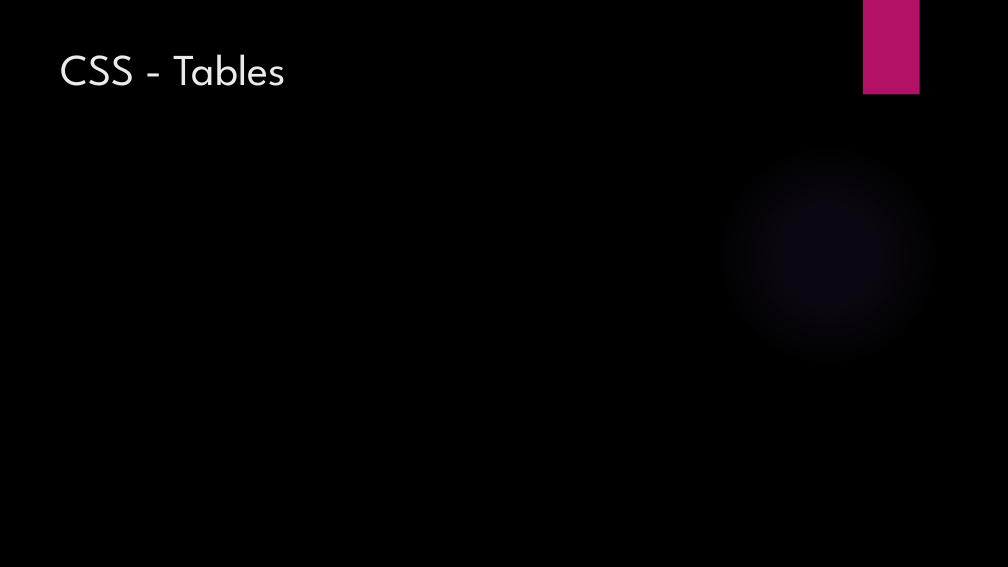
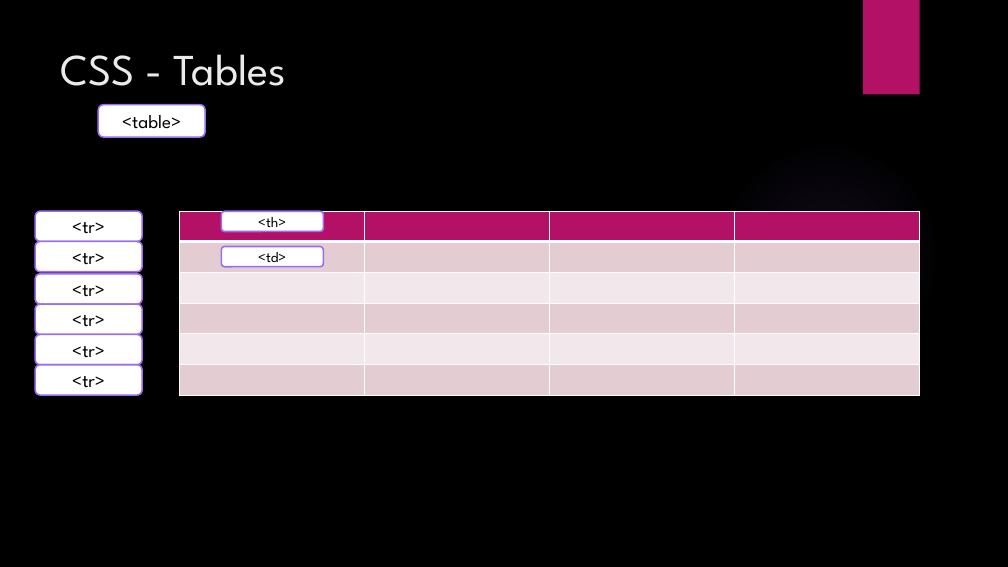
Before and after one commit to talyaron/HTML-CSS-JS, a slide deck: slide 6 of HTML/02 - CSS3/HTML CSS3.pptx. Drawn at 1008x567 pixels with LibreOffice and Linux fonts; fonts in the diff are those of the drawing; background and template pictures are left out. Boxes give left, top, right and bottom in pixels: in the first picture for what was removed or moved away, otherwise in the second. Text is boxed around its words. In the diff, an @@ line names an element or a change of style, - is before the commit and + after.

Commit message:
tables

```diff
--- a/HTML/02 - CSS3/HTML CSS3.pptx
+++ b/HTML/02 - CSS3/HTML CSS3.pptx
@@ rounded rectangle added at [98,104,206,137], fill #FFFFFF, outline #9B6BF2 1.5 pt, 18 pt, text #000000 @@
+<table>
@@ table added at [180,211,921,395], 6 rows, 4 columns @@
+ |  |  | 
+ |  |  | 
+ |  |  | 
+ |  |  | 
+ |  |  | 
+ |  |  | 
@@ rounded rectangle added at [222,211,324,231], fill #FFFFFF, outline #9B6BF2 1.5 pt, 14 pt, text #000000 @@
+<th>
@@ rounded rectangle added at [222,247,324,267], fill #FFFFFF, outline #9B6BF2 1.5 pt, 14 pt, text #000000 @@
+<td>
@@ group added at [36,211,143,395]: 6 rounded rectangles @@
+<tr>
+<tr>
+<tr>
+<tr>
+<tr>
+<tr>
```
Also in this commit, not shown: 1 other file.
